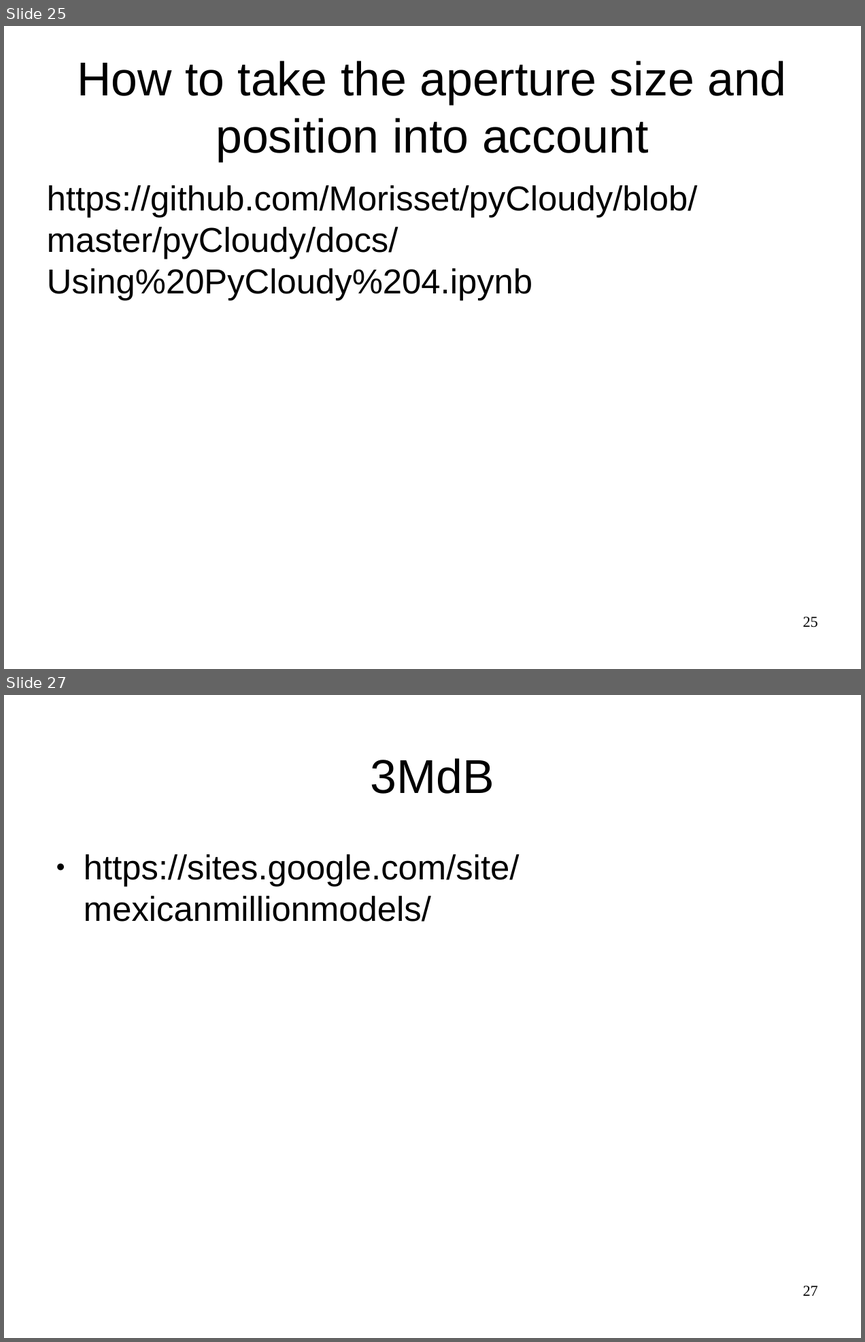
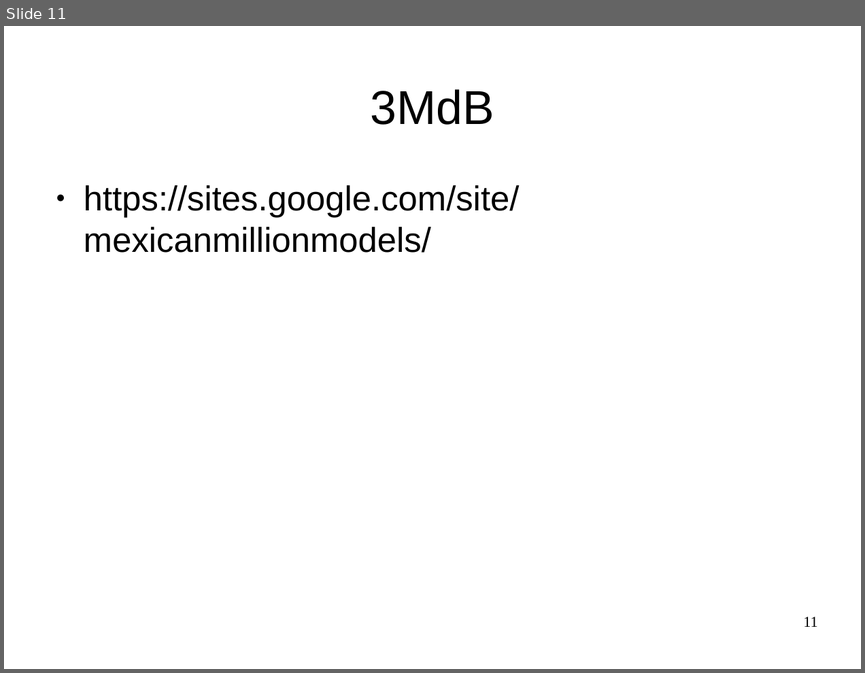
Before and after one commit to Morisset/Cloudy_Summer_School, a slide deck: pyCloudy.odp. Shown one above the other, each under a label of ours: slides 25 and 27 before the commit, slide 11 after it; the slides between them are not shown. The pictures are 865x1342 and 865x673 pixels, drawn with LibreOffice and Linux fonts; fonts in the diff are those of the drawing. Boxes give left, top, right and bottom in pixels: in the first picture for what was removed or moved away, otherwise in the second. Text is boxed around its words. In the diff, an @@ line names an element or a change of style, - is before the commit and + after.

```diff
--- a/pyCloudy.odp
+++ b/pyCloudy.odp
@@ slide 25 removed at [4,26,861,669], background #FFFFFF @@
@@ title removed at [77,61,786,161] @@
-How to take the aperture size and position into account
@@ text removed at [47,185,698,301] @@
-https://github.com/Morisset/pyCloudy/blob/master/pyCloudy/docs/Using%20PyCloudy%204.ipynb
@@ page number removed at [803,616,818,627] @@
-25
@@ what was slide 27 is now slide 11 @@
@@ page number at [803,616,817,626]: text changed @@
-27
+11
```
Also in this commit, not shown: 2 slides changed, 15 other slides removed, 2 other files.
